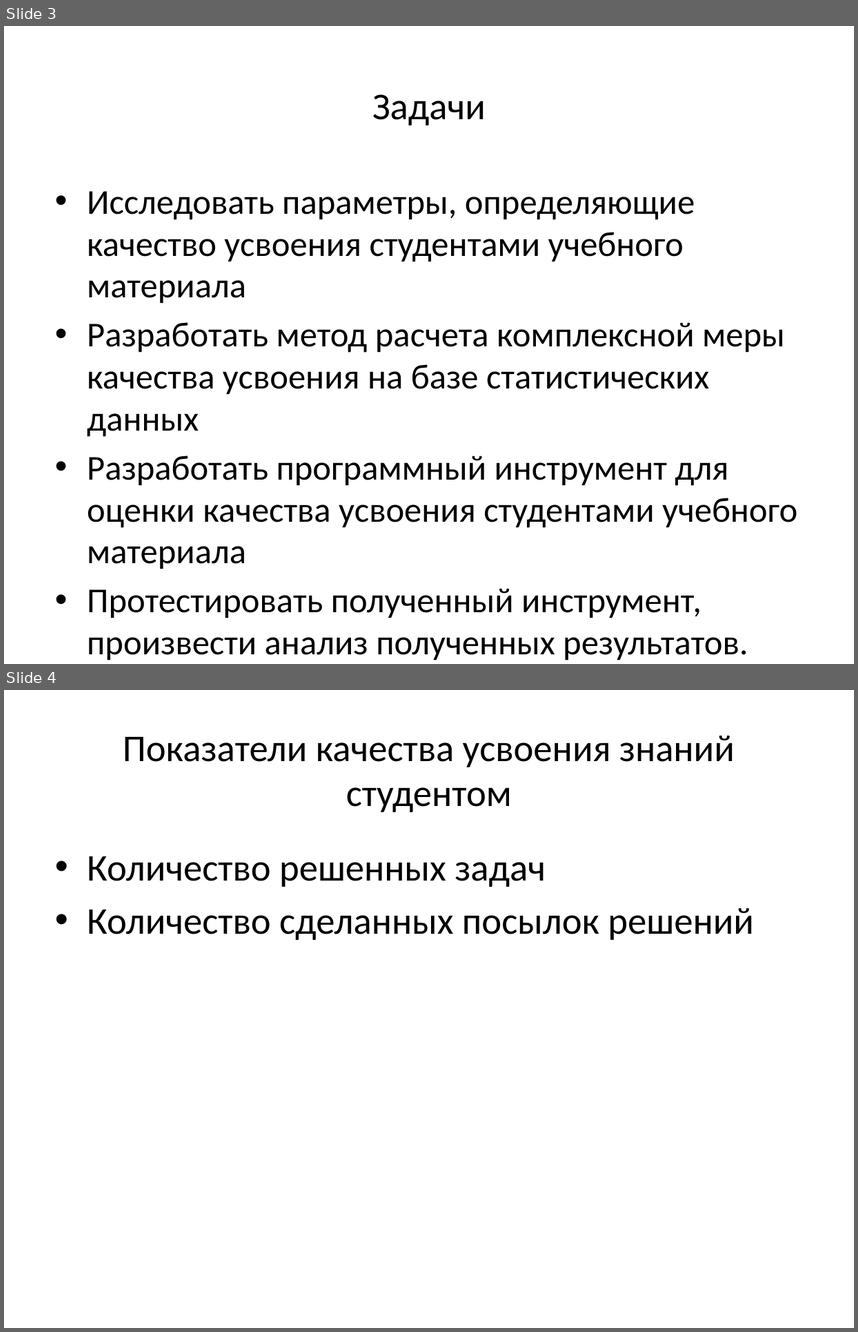
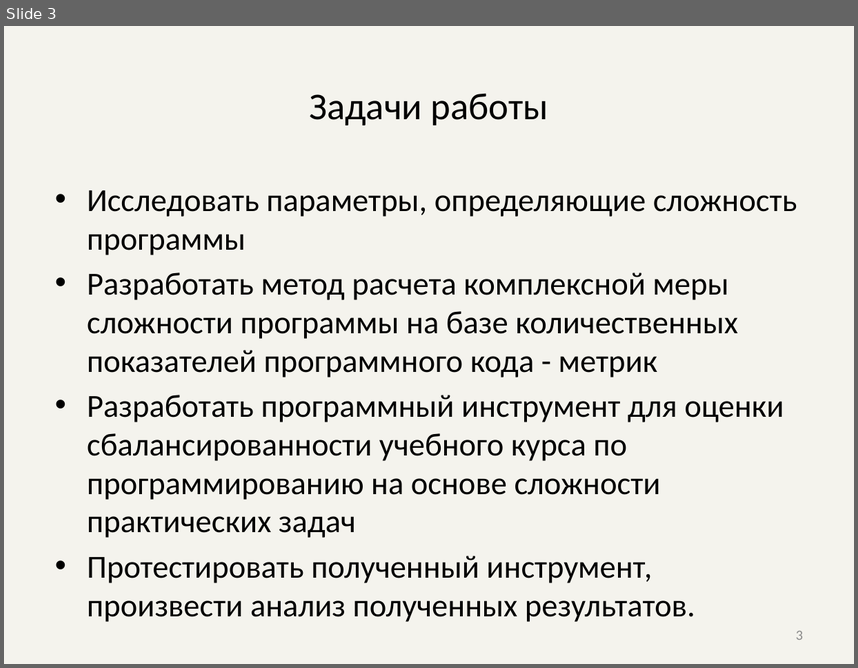
Before and after one commit to AlexDevyatov/Dissertation, a slide deck: Презентация.pptx. Shown one above the other, each under a label of ours: slides 3 and 4 before the commit, slide 3 after it. The pictures are 858x1332 and 858x668 pixels, drawn with LibreOffice and Linux fonts; fonts in the diff are those of the drawing. Boxes give left, top, right and bottom in pixels: in the first picture for what was removed or moved away, otherwise in the second. Text is boxed around its words. In the diff, an @@ line names an element or a change of style, - is before the commit and + after.

```diff
--- a/Презентация.pptx
+++ b/Презентация.pptx
@@ slide 4 removed at bbox=[4, 690, 854, 1328], background #FFFFFF @@
@@ title removed at bbox=[123, 736, 735, 812] @@
-Показатели качества усвоения знаний студентом
@@ text removed at bbox=[87, 856, 754, 940] @@
-• Количество решенных задач
-• Количество сделанных посылок решений
@@ slide 3 changed as well @@
@@ background #FFFFFF to #EEECE1 at 60% opacity @@
@@ title at bbox=[309, 93, 548, 125]: text changed @@
-Задачи
+Задачи работы
@@ text at bbox=[87, 190, 797, 537]: text changed; size 29.6 to 27.2 pt @@
-• Исследовать параметры, определяющие качество усвоения студентами учебного материала
-• Разработать метод расчета комплексной меры качества усвоения на базе статистических данных
-• Разработать программный инструмент для оценки качества усвоения студентами учебного материала
+• Исследовать параметры, определяющие сложность программы
+• Разработать метод расчета комплексной меры сложности программы на базе количественных показателей программного кода - метрик
+• Разработать программный инструмент для оценки сбалансированности учебного курса по программированию на основе сложности практических задач
@@ text at bbox=[87, 555, 652, 583]: size 29.6 to 27.2 pt in "Протестировать полученный инструмент, произвести анализ полу ..." @@
@@ page number added at bbox=[796, 630, 803, 639], 12 pt, text #8C8C8C @@
+3
```
Also in this commit, not shown: 1 other slide changed, 18 slides added, 6 other slides removed, 13 other files.
